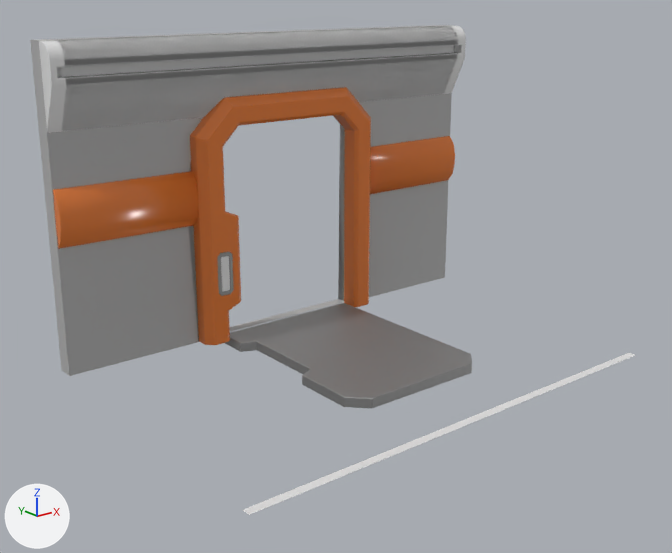
Before and after pictures for a commit that changed the FBX model NebulousPeacocksGame/Assets/Blender_Export/Corridor/DoorWall.fbx.
Both versions are drawn from a camera (50 mm lens) standing at (-5.09, -12.95, 5.76) and looking at (3.54, -2.17, 1.45). The axes (+X, +Y, +Z) are drawn at lower left. The lights are the same throughout. Where no turn or scale is listed for an object, it has been applied to the vertices.

Before the edit, the objects in view are built like this:
```python
me_plane_044 = bpy.data.meshes.new('Plane.044')
me_plane_044.from_pydata(...)  # 544 vertices, 512 faces; spans x 2.31..5.94, y -0.31..0.03, z 0.0..4.06
me_plane_044.materials.append(mat_orange_001)  # orange #e77e38
me_plane_085 = bpy.data.meshes.new('Plane.085')
me_plane_085.from_pydata(...)  # 44 vertices, 23 faces; spans x 0.0..8.15, y 0.0..0.3, z 0.0..5.03
me_plane_085.materials.append(mat_default)  # grey #b1b1b1
me_plane_087 = bpy.data.meshes.new('Plane.087')
me_plane_087.from_pydata(...)  # 160 vertices, 126 faces; spans x 0.0..8.15, y -0.32..0.03, z 3.68..5.03
me_plane_087.materials.append(mat_white)  # white #e7e7e7
me_plane_100 = bpy.data.meshes.new('Plane.100')
me_plane_100.from_pydata([(0.2, -4.68, -0.26), (0.2, -4.54, -0.26), (8.01, -4.54, -0.2), (8.01, -4.68, -0.2)], [], [(0, 1, 2, 3)])
me_plane_100.materials.append(mat_light)  # white #e7e7e7
me_plane_101 = bpy.data.meshes.new('Plane.101')
me_plane_101.from_pydata(...)  # 140 vertices, 132 faces; spans x 2.79..5.46, y -3.58..0.0, z -0.14..0.03
me_plane_101.materials.append(mat_metal_003)  # grey #acacac
ob_door_frame_007 = bpy.data.objects.new('Door Frame.007', me_plane_044)
ob_door_frame_007.location = (0.0, 0.0, 0.0)
ob_door_frame_008 = bpy.data.objects.new('Door Frame.008', me_plane_101)
ob_door_frame_008.location = (0.0, 0.0, 0.0)
ob_led_001 = bpy.data.objects.new('Led.001', me_plane_100)
ob_led_001.location = (0.0, 0.0, 0.0)
ob_wall_base_001 = bpy.data.objects.new('Wall_Base.001', me_plane_085)
ob_wall_base_001.location = (0.0, 0.0, 0.0)
ob_walltop_001 = bpy.data.objects.new('WallTop.001', me_plane_087)
ob_walltop_001.location = (0.0, 0.0, 0.0)
# also in view: 'OrangeStuffEven.002' at (4.07, -0.05, 2.48)
```
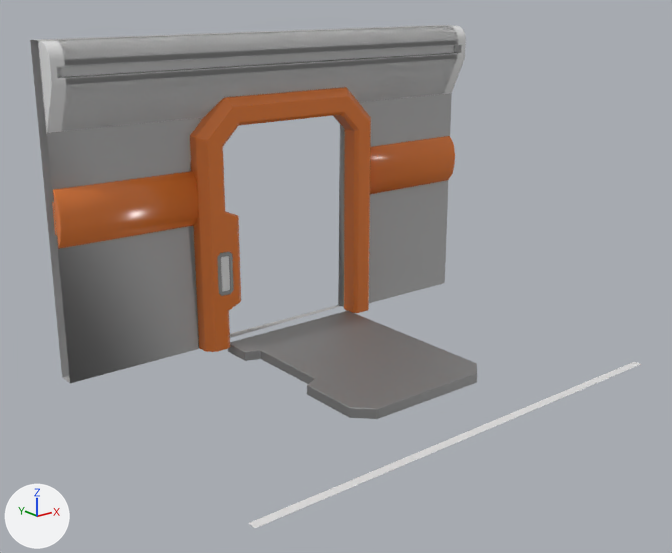
The newer file is also turned or shifted as a whole; pictures and numbers use the older file's frame.

The change, as a diff of the scene's bpy script:
```diff
--- a/NebulousPeacocksGame/Assets/Blender_Export/Corridor/DoorWall.fbx.py
+++ b/NebulousPeacocksGame/Assets/Blender_Export/Corridor/DoorWall.fbx.py
@@ me_plane_100 @@
 me_plane_100.from_pydata(...)  # 4 vertices, 1 face; spans x 0.2..8.01, y -4.68..-4.54, z -0.26..-0.2
 # used by ob_led_001; location = (0.0, 0.0, 0.0)
+# me_plane_100 part 2: the whole mesh is moved by (0.0, -0.12, -0.12)
 me_plane_100.materials.append(mat_light)
@@ me_plane_085 @@
 # used by ob_wall_base_001; location = (0.0, 0.0, 0.0)
-me_plane_085.from_pydata(...)  # 44 vertices, 23 faces; spans x 0.0..8.15, y 0.0..0.3, z 0.0..5.03
+me_plane_085.from_pydata(...)  # 44 vertices, 21 faces; spans x 0.0..8.15, y 0.0..0.3, z -0.12..5.03
+# me_plane_085 part 5: 11 vertices moved from x 2.29..8.15, y 0.0..0.3, z 0.0 to x 2.29..8.15, y 0.0..0.3, z -0.12; 4 vertices removed from x 0.0..5.57, y 0.0..0.3, z 0.0; 4 vertices added at x 0.0..5.57, y 0.0..0.3, z -0.12
 me_plane_085.materials.append(mat_default)
@@ me_plane_044 @@
 me_plane_044.from_pydata(...)  # 544 vertices, 512 faces; spans x 2.31..5.94, y -0.31..0.03, z 0.0..4.06
 # used by ob_door_frame_007; location = (0.0, 0.0, 0.0)
+# me_plane_044 part 3: all 42 vertices in x 5.48..5.94, y -0.31..0.03, z 0.0..0.01 are moved by (0.0, 0.0, -0.12)
+# me_plane_044 part 4: all 42 vertices in x 2.31..2.76, y -0.31..0.03, z 0.0..0.01 are moved by (0.0, 0.0, -0.12)
 me_plane_044.materials.append(mat_orange_001)
@@ me_plane_101 @@
 me_plane_101.from_pydata(...)  # 140 vertices, 132 faces; spans x 2.79..5.46, y -3.58..0.0, z -0.14..0.03
 # used by ob_door_frame_008; location = (0.0, 0.0, 0.0)
+# me_plane_101 part 1: the whole mesh is moved by (0.0, -0.12, -0.12)
 me_plane_101.materials.append(mat_metal_003)
```

Changed parts and their boxes [x1, y1, x2, y2] in the pictures (672 x 553 px; the box of a moved part takes in the faces that stretch with it):
'Wall_Base.001', reshaped: before [30, 25, 454, 376]; after [30, 25, 454, 383]
'Door Frame.007', reshaped: before [190, 87, 371, 345]; after [190, 87, 371, 352]
'Door Frame.008', mesh moved: before [225, 303, 472, 408]; after [228, 311, 477, 419]
'Led.001', mesh moved: before [243, 353, 635, 515]; after [249, 362, 641, 528]
part 3 of me_plane_044, moved or reshaped: before [344, 121, 371, 307]; after [344, 121, 371, 313]
part 4 of me_plane_044, moved or reshaped: before [197, 311, 230, 345]; after [197, 311, 230, 352]
